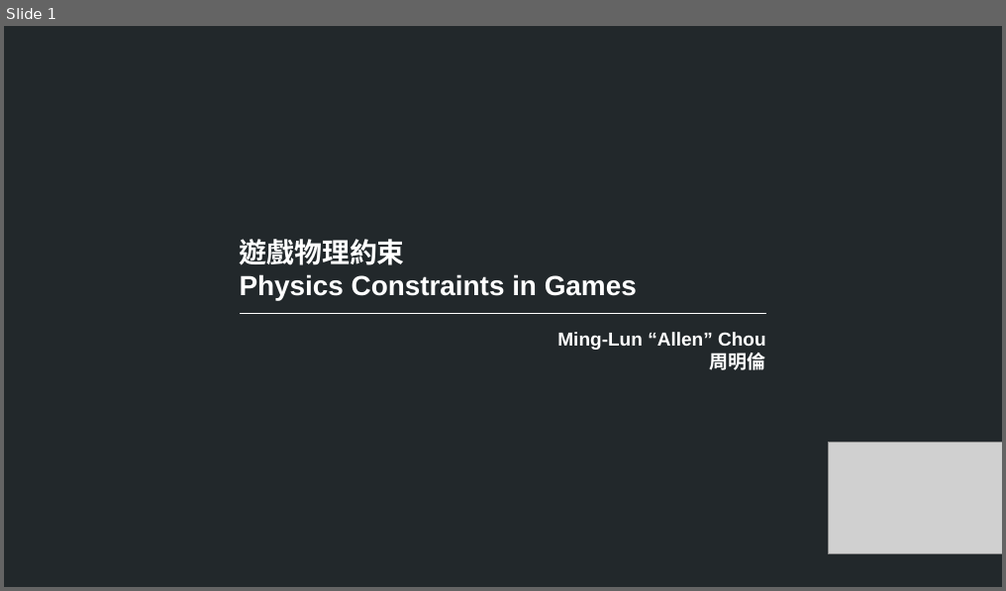
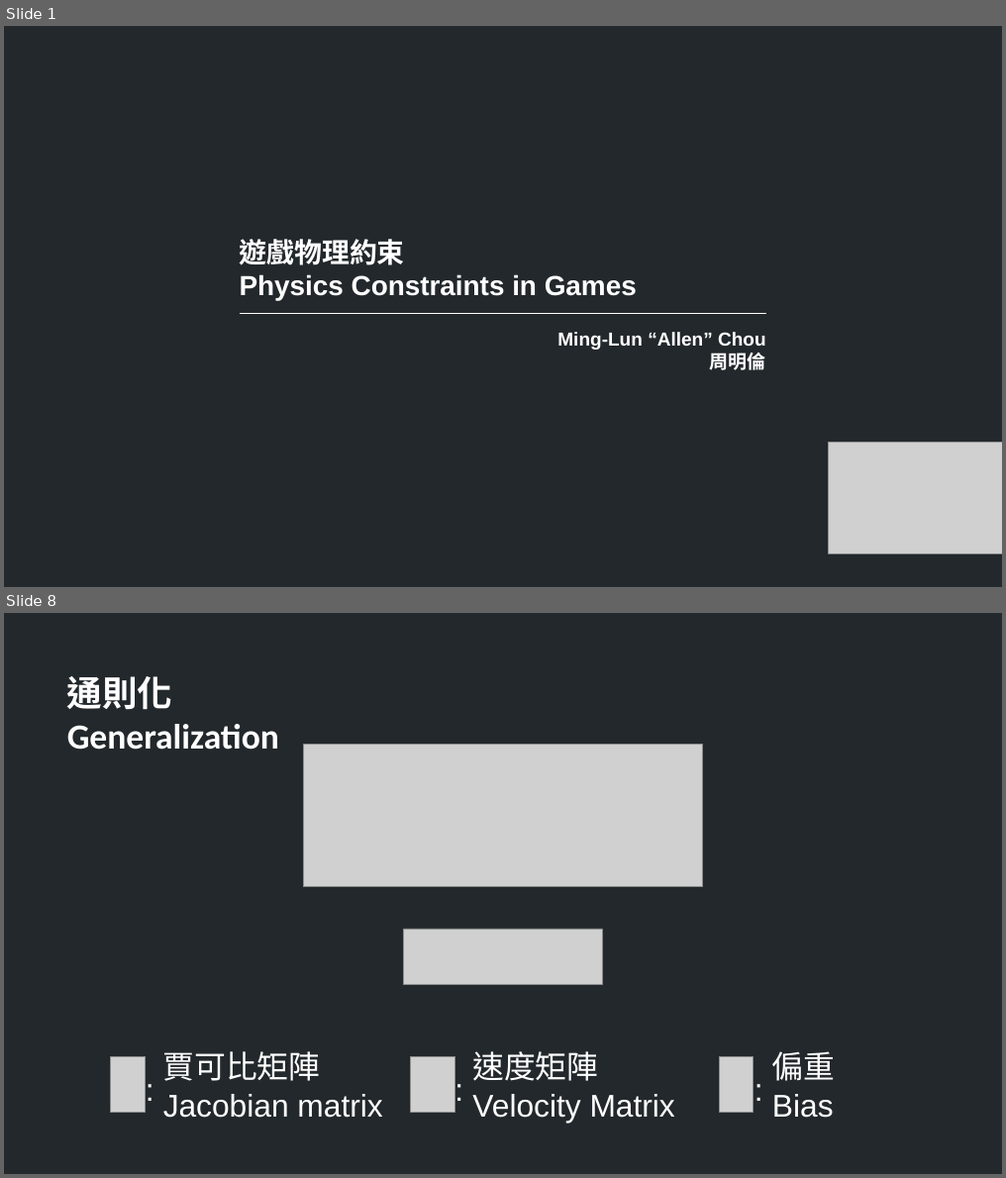
Before and after one commit to TheAllenChou/unity-physics-constraints, a slide deck: slides/physics constraints in games.odp. Shown one above the other, each under a label of ours: slide 1 before the commit, slides 1 and 8 after it; the slides between them are not shown. The pictures are 1006x591 and 1006x1178 pixels, drawn with LibreOffice and Linux fonts; fonts in the diff are those of the drawing; grey boxes stand for pictures. Boxes give left, top, right and bottom in pixels: in the first picture for what was removed or moved away, otherwise in the second. Text is boxed around its words. In the diff, an @@ line names an element or a change of style, - is before the commit and + after.

Commit message:
Slides.

```diff
--- a/slides/physics constraints in games.odp
+++ b/slides/physics constraints in games.odp
@@ slide 8 added at box(4, 613, 1002, 1174), background #22282B @@
@@ text added at box(67, 676, 279, 750), 28 pt, text #FFFFFF, bold @@
+通則化
+Generalization
@@ picture added at box(303, 745, 702, 887) @@
@@ picture added at box(403, 929, 602, 984) @@
@@ picture added at box(110, 1057, 146, 1112) @@
@@ text added at box(163, 1052, 382, 1118), 25 pt, text #FFFFFF @@
+賈可比矩陣
+Jacobian matrix
@@ picture added at box(410, 1057, 455, 1112) @@
@@ text added at box(472, 1052, 675, 1122), 25 pt, text #FFFFFF @@
+速度矩陣
+Velocity Matrix
@@ picture added at box(720, 1057, 752, 1112) @@
@@ text added at box(772, 1052, 835, 1118), 25 pt, text #FFFFFF @@
+偏重
+Bias
@@ text added at box(137, 1065, 162, 1110), 25 pt, text #FFFFFF @@
+:
@@ text added at box(446, 1065, 472, 1110), 25 pt, text #FFFFFF @@
+:
@@ text added at box(746, 1065, 772, 1110), 25 pt, text #FFFFFF @@
+:
```
Also in this commit, not shown: 9 other slides added, 1 slide removed.
